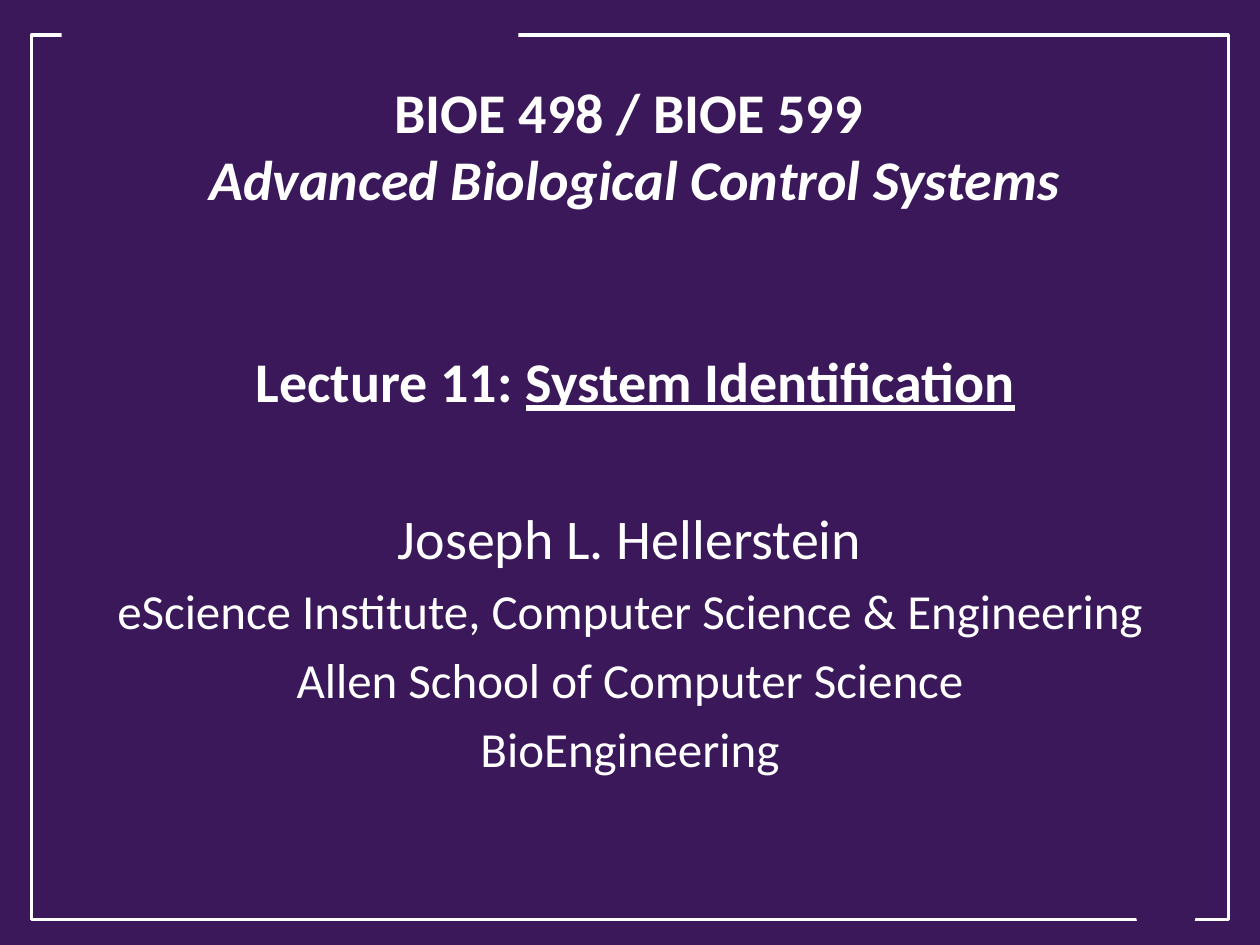
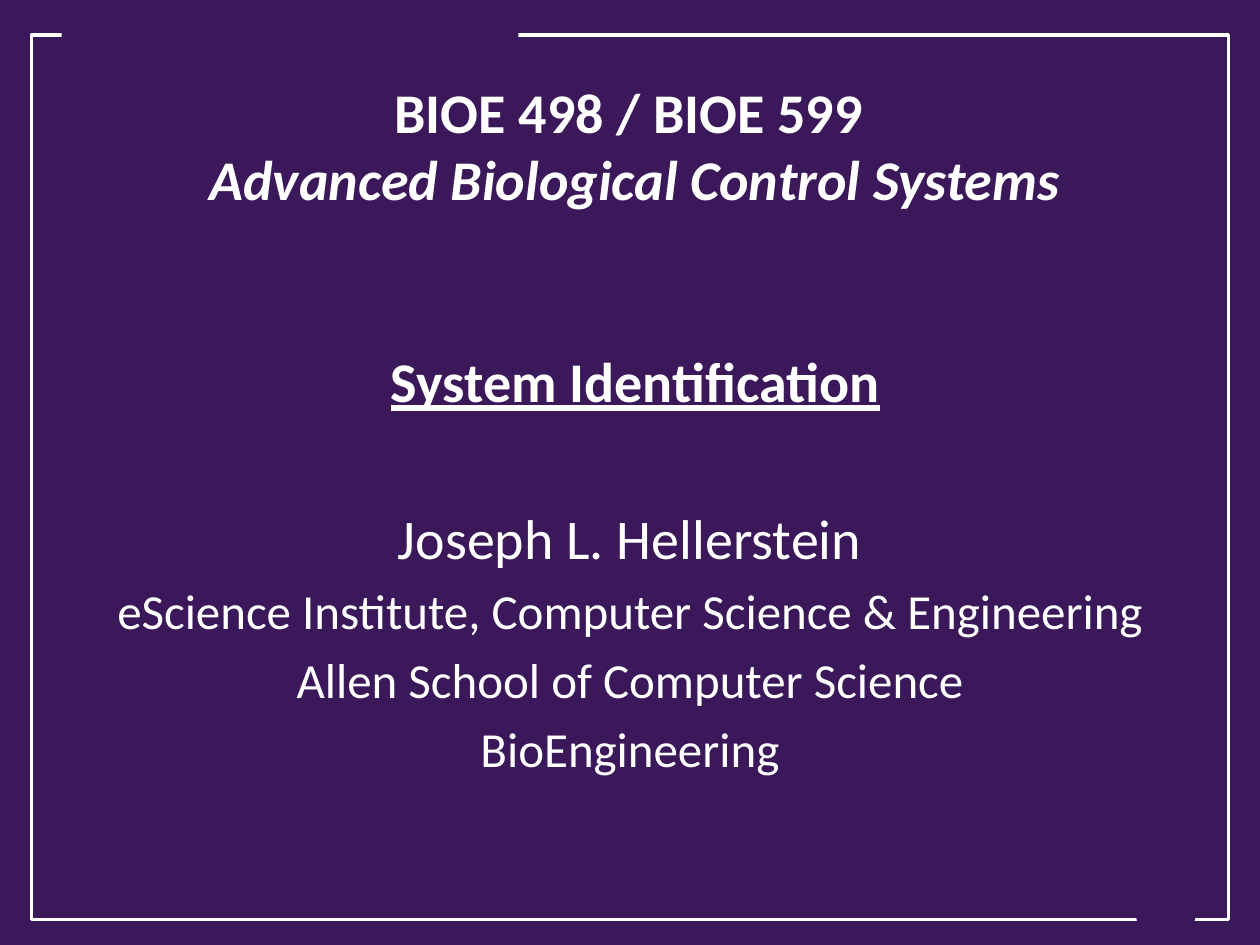
Before and after one commit to joseph-hellerstein/advanced-controls-lectures, a slide deck: slide 1 of lectures/lecture_11_12-system-identification/system_identification.pptx. Drawn at 1260x945 pixels with LibreOffice and Linux fonts; fonts in the diff are those of the drawing; background and template pictures are left out. Boxes give left, top, right and bottom in pixels: in the first picture for what was removed or moved away, otherwise in the second. Text is boxed around its words. In the diff, an @@ line names an element or a change of style, - is before the commit and + after.

Commit message:
updated lectures

```diff
--- a/lectures/lecture_11_12-system-identification/system_identification.pptx
+++ b/lectures/lecture_11_12-system-identification/system_identification.pptx
@@ title at (210,94,1059,411): text changed @@
-BIOE 498 / BIOE 599
-Advanced Biological Control Systems
-Lecture 11: System Identification
+BIOE 498 / BIOE 599
+Advanced Biological Control Systems
+System Identification
```
Also in this commit, not shown: 4 slides removed, 8 other files.
